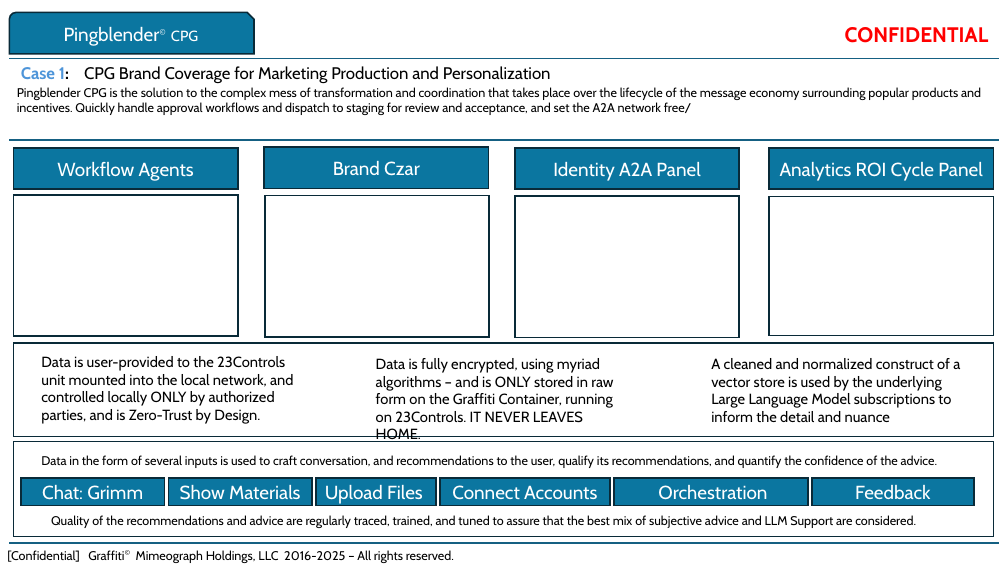
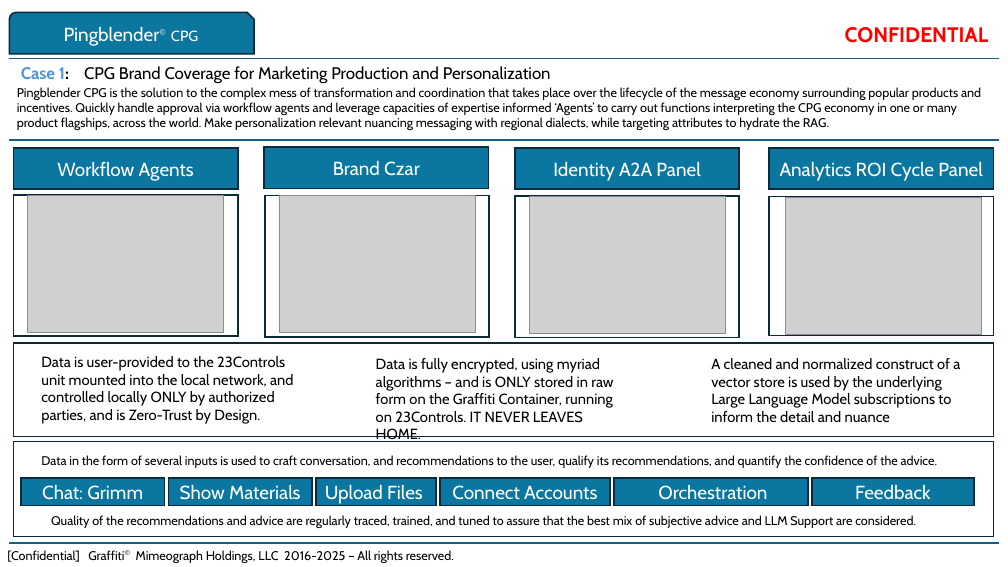
Before and after one commit to synthetiqio/pingblender-cpg-amplifier, a slide deck: slide 5 of docs/Graffiti AI Amplifier.pptx (slide 6 before the commit). Drawn at 1008x567 pixels with LibreOffice and Linux fonts; fonts in the diff are those of the drawing; grey boxes stand for pictures. Boxes give left, top, right and bottom in pixels: in the first picture for what was removed or moved away, otherwise in the second. Text is boxed around its words. In the diff, an @@ line names an element or a change of style, - is before the commit and + after.

```diff
--- a/docs/Graffiti AI Amplifier.pptx
+++ b/docs/Graffiti AI Amplifier.pptx
@@ text at bbox=[17, 87, 981, 130]: text changed @@
-Pingblender CPG is the solution to the complex mess of transformation and coordination that takes place over the lifecycle of the message economy surrounding popular products and incentives. Quickly handle approval workflows and dispatch to staging for review and acceptance, and set the A2A network free/
+Pingblender CPG is the solution to the complex mess of transformation and coordination that takes place over the lifecycle of the message economy surrounding popular products and incentives. Quickly handle approval via workflow agents and leverage capacities of expertise informed ‘Agents’ to carry out functions interpreting the CPG economy in one or many product flagships, across the world. Make personalization relevant nuancing messaging with regional dialects, while targeting attributes to hydrate the RAG.
@@ picture added at bbox=[27, 195, 223, 332] @@
@@ picture added at bbox=[279, 195, 475, 332] @@
@@ picture added at bbox=[529, 197, 725, 333] @@
@@ picture added at bbox=[786, 197, 982, 334] @@
```
Also in this commit, not shown: 3 other slides changed, 6 slides added, 2 slides removed, 2 other files.
